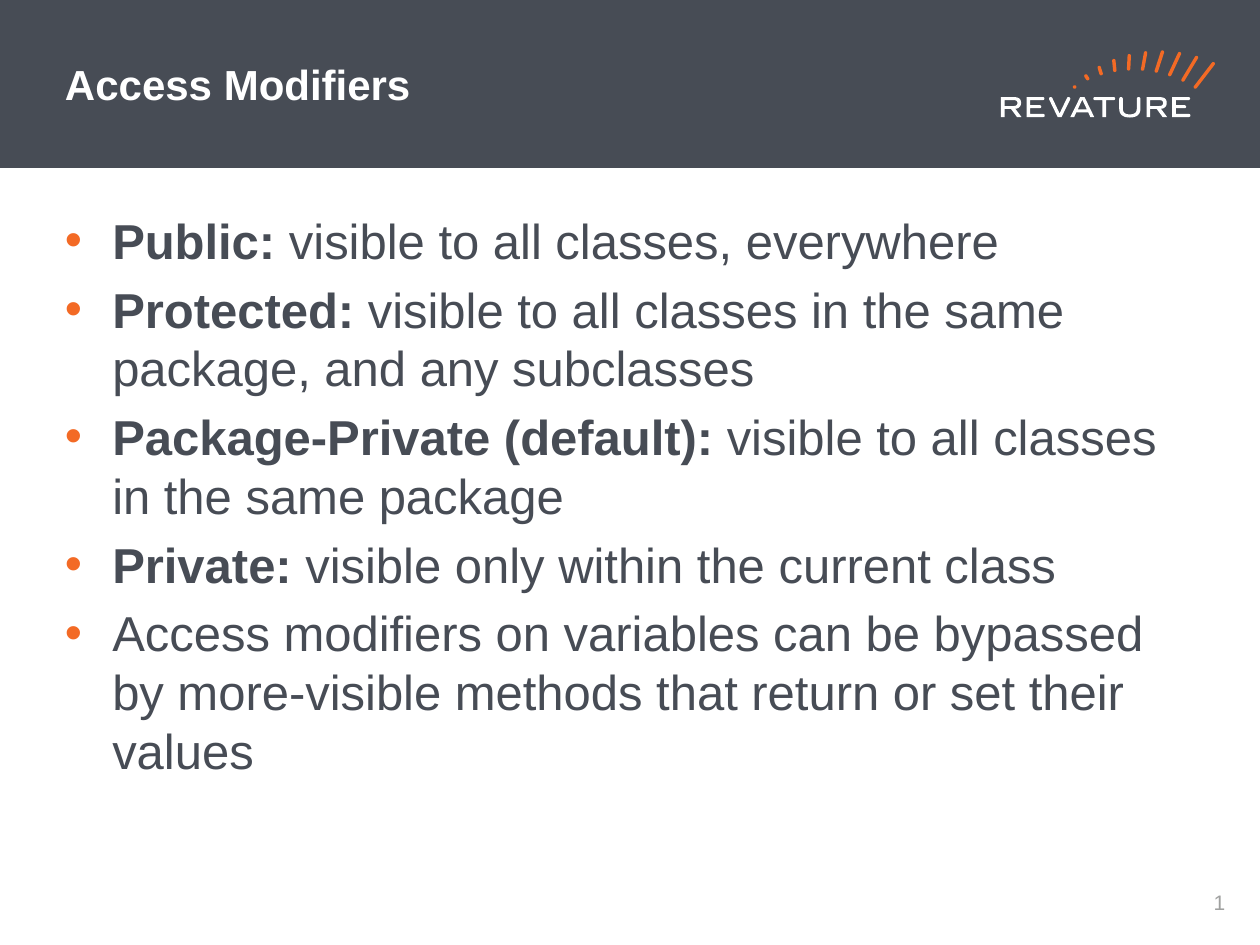
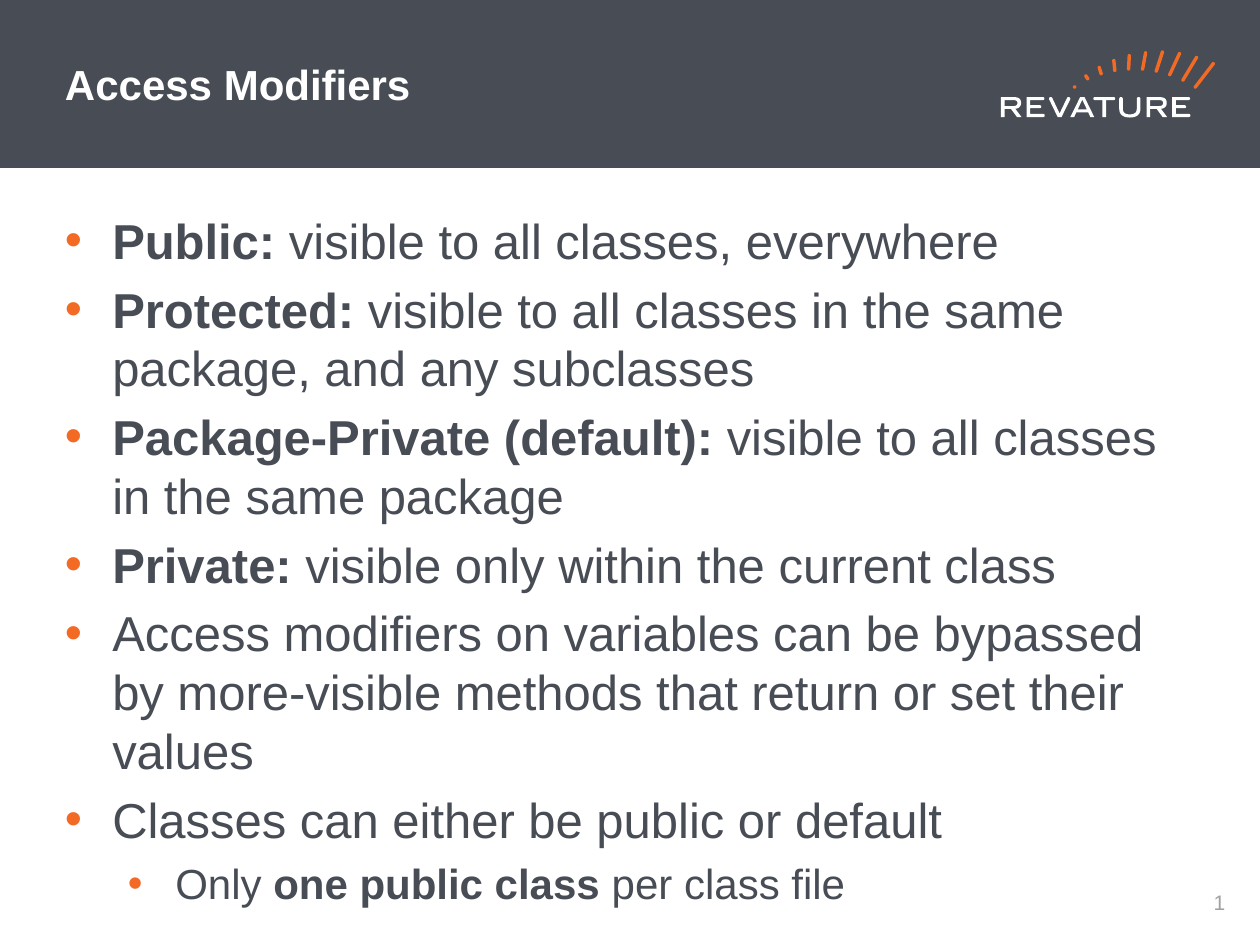
Before and after one commit to cynthia-enciso/RAP-210830, a slide deck: slide 2 of PPTs/day-7.pptx. Drawn at 1260x945 pixels with LibreOffice and Linux fonts; fonts in the diff are those of the drawing. Boxes give left, top, right and bottom in pixels: in the first picture for what was removed or moved away, otherwise in the second. Text is boxed around its words. In the diff, an @@ line names an element or a change of style, - is before the commit and + after.

Commit message:
added lecture version of ppt

```diff
--- a/PPTs/day-7.pptx
+++ b/PPTs/day-7.pptx
@@ text at (x1=112, y1=802, x2=942, y2=908): paragraphs added @@
+• Classes can either be public or default
+  • Only one public class per class file
```
Also in this commit, not shown: 2 other slides changed, 2 slides added.
